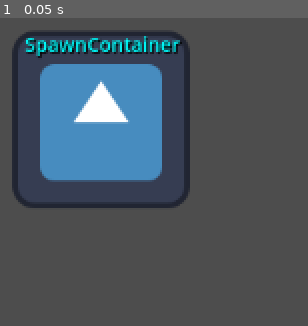
Above: before the commit, frame 1.
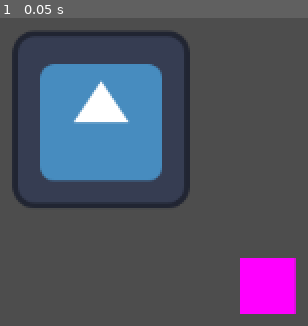
Above: after the commit, the same moment.

Repository: BoQsc/godot-multiplayerspawner-research
Game: Godot game, scene res://main_scene.tscn
Two runs of this game, one before a commit and one after it. Both use one fixed random seed, a clock stepped at 60 frames per second and the inputs below. The engine's default icon, where the game draws it, is replaced by a stand-in: a white triangle on a blue panel in a dark square.
Inputs:
- Up to frame 1 (0.05 s): no input

The runs differ from the first frame. In frame 1, 5.2% of the frame differs, in the area x 8-97%, y 5-97%.

Commit message:
Add files via upload

Diff:
--- a/main_scene.tscn
+++ b/main_scene.tscn
@@ -15,56 +15,42 @@
 		peer.create_server(PORT)
 		multiplayer.multiplayer_peer = peer
 
-		await get_tree().process_frame
-		var player = load(\"res://entity_scene.tscn\").instantiate()
-		player.name = str(1)
-		player.position = Vector2(0, 0)
-		player.get_node(\"ColorRect\").color = Color.GREEN
-		$\"../SpawnContainer\".add_child(player)
-
-		multiplayer.peer_connected.connect(_on_player_connected)
-		multiplayer.peer_disconnected.connect(_on_player_disconnected)
+		multiplayer.peer_connected.connect($\"../MultiplayerSpawner\"._on_player_connected)
+		multiplayer.peer_disconnected.connect($\"../MultiplayerSpawner\"._on_player_disconnected)
 	else:
 		print(\"Creating Client\")
 		var peer = ENetMultiplayerPeer.new()
 		peer.create_client(\"127.0.0.1\", PORT)
 		multiplayer.multiplayer_peer = peer
+"
+
+[sub_resource type="GDScript" id="GDScript_0f027"]
+resource_name = "MultiplayerSpawner"
+script/source = "extends MultiplayerSpawner
+
+func _ready() -> void:
+	if multiplayer.is_server():
+		print(\"Spawning first Server PLayer\")
+		await get_tree().process_frame
+		var player = load(\"res://entity_scene.tscn\").instantiate()
+		player.name = str(1)
+		player.position = Vector2(100, 100)
+		get_node(spawn_path).add_child(player)
 
 func _on_player_connected(id):
 	print(\"Player connected: \", id)
 	if multiplayer.is_server():
 		var player = load(\"res://entity_scene.tscn\").instantiate()
 		player.name = str(id)
-		player.get_node(\"ColorRect\").color = Color(randf(),randf(),randf())
-		$\"../SpawnContainer\".add_child(player)
+		get_node(spawn_path).add_child(player)
 
 func _on_player_disconnected(id):
 	print(\"Player disconnected: \", id)
 	if multiplayer.is_server():
-		var player = $\"../SpawnContainer\".get_node_or_null(str(id))
+		var player = get_node(spawn_path).get_node_or_null(str(id))
 		if player:
 			player.queue_free()
 "
-
-[sub_resource type="GDScript" id="GDScript_0f027"]
-resource_name = "MultiplayerSpawner"
-script/source = "extends MultiplayerSpawner
-
-
-# Called when the node enters the scene tree for the first time.
-#func _ready() -> void:
-#
-#	for i in range(get_spawnable_scene_count()):
-#		#load(get_spawnable_scene(i)).instantiate()
-#		print(get_spawnable_scene(i))
-#
-#	pass # Replace with function body.
-"
-
-[sub_resource type="LabelSettings" id="LabelSettings_0f027"]
-font_size = 14
-font_color = Color(0, 1, 1, 1)
-shadow_color = Color(0, 0, 0, 1)
 
 [node name="Node2D" type="Node2D"]
 
@@ -81,11 +67,3 @@
 
 [node name="Sprite2D" type="Sprite2D" parent="SpawnContainer"]
 texture = ExtResource("1_0f027")
-
-[node name="Label" type="Label" parent="SpawnContainer"]
-offset_left = -55.0
-offset_top = -64.0
-offset_right = 73.0
-offset_bottom = -41.0
-text = "SpawnContainer"
-label_settings = SubResource("LabelSettings_0f027")
Not shown: 1 places in main_scene.tscn that only renumber resources
